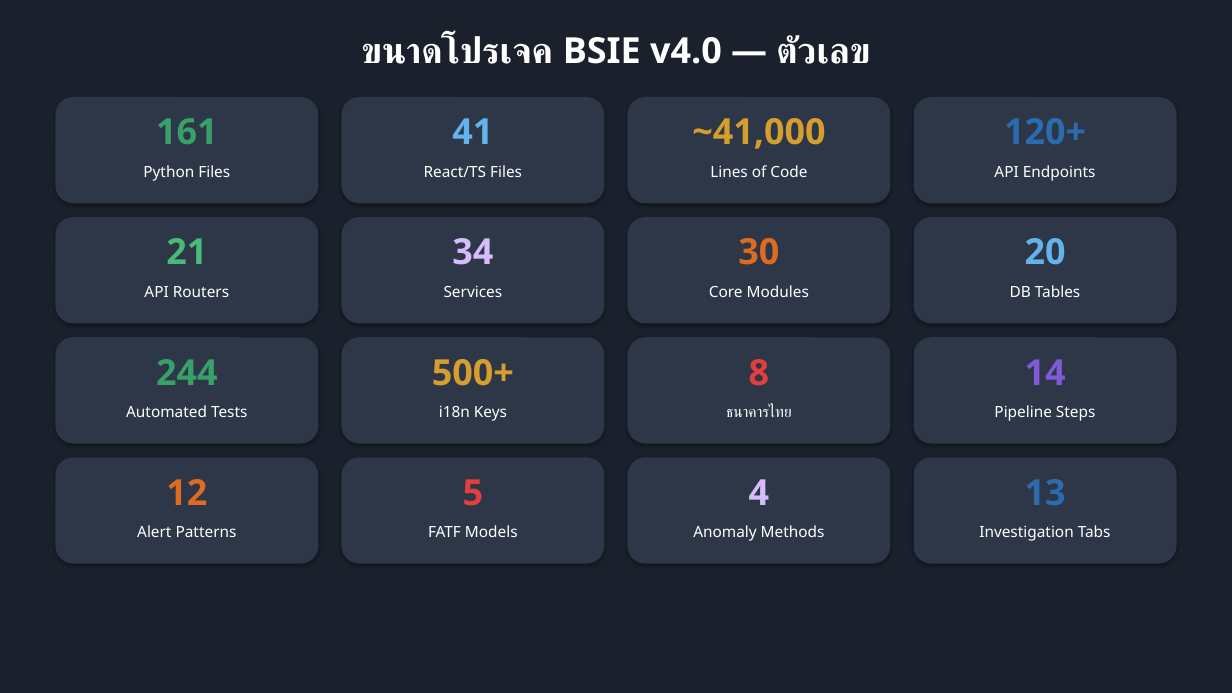
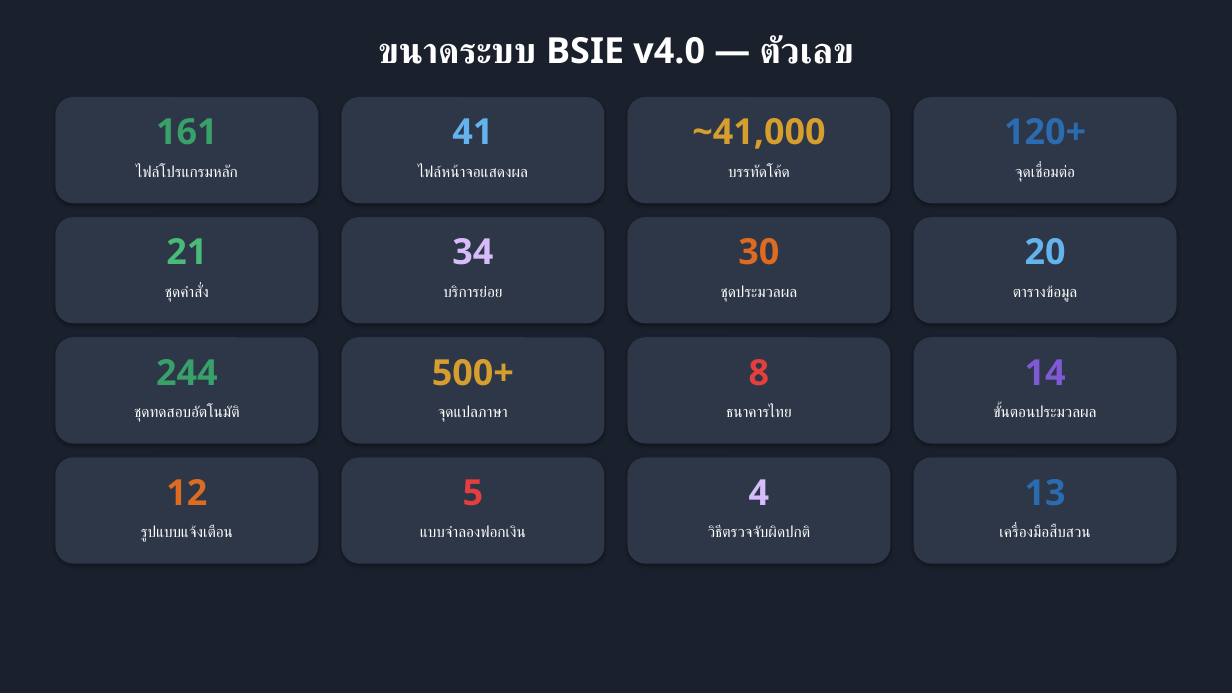
Before and after one commit to numsarai/Saraithong-BSIE, a slide deck: slide 19 of docs/SPNI_BSIE_Presentation.pptx. Drawn at 1232x693 pixels with LibreOffice and Linux fonts; fonts in the diff are those of the drawing. Boxes give left, top, right and bottom in pixels: in the first picture for what was removed or moved away, otherwise in the second. Text is boxed around its words. In the diff, an @@ line names an element or a change of style, - is before the commit and + after.

```diff
--- a/docs/SPNI_BSIE_Presentation.pptx
+++ b/docs/SPNI_BSIE_Presentation.pptx
@@ text at (378,35,854,64): text changed @@
-ขนาดโปรเจค BSIE v4.0 — ตัวเลข
+ขนาดระบบ BSIE v4.0 — ตัวเลข
@@ text at (136,164,238,177): text changed @@
-Python Files
+ไฟล์โปรแกรมหลัก
@@ text at (418,164,528,177): text changed @@
-React/TS Files
+ไฟล์หน้าจอแสดงผล
@@ text at (728,164,790,177): text changed @@
-Lines of Code
+บรรทัดโค้ด
@@ text at (1015,164,1075,181): text changed @@
-API Endpoints
+จุดเชื่อมต่อ
@@ text at (165,284,209,301): text changed @@
-API Routers
+ชุดคำสั่ง
@@ text at (443,285,502,297): text changed @@
-Services
+บริการย่อย
@@ text at (721,285,798,301): text changed @@
-Core Modules
+ชุดประมวลผล
@@ text at (1013,285,1078,301): text changed @@
-DB Tables
+ตารางข้อมูล
@@ text at (134,404,240,421): text changed @@
-Automated Tests
+ชุดทดสอบอัตโนมัติ
@@ text at (438,405,508,421): text changed @@
-i18n Keys
+จุดแปลภาษา
@@ text at (993,404,1096,417): text changed @@
-Pipeline Steps
+ขั้นตอนประมวลผล
@@ text at (141,525,233,542): text changed @@
-Alert Patterns
+รูปแบบแจ้งเตือน
@@ text at (420,525,526,537): text changed @@
-FATF Models
+แบบจำลองฟอกเงิน
@@ text at (708,525,810,537): text changed @@
-Anomaly Methods
+วิธีตรวจจับผิดปกติ
@@ text at (999,525,1090,537): text changed @@
-Investigation Tabs
+เครื่องมือสืบสวน
```
Also in this commit, not shown: 20 other slides changed, 2 other files.
